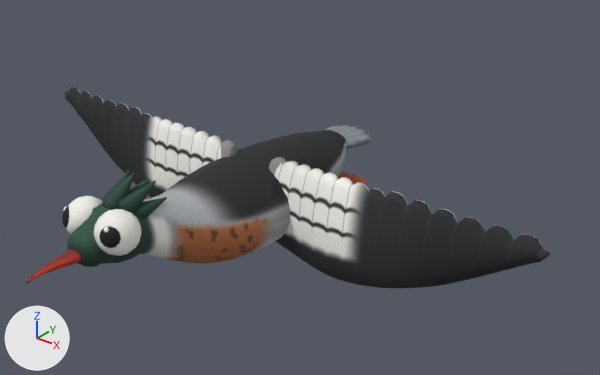
An edit to the FBX model Assets/Models/Aves/Ave_Serreta/Ave_Serreta.fbx, drawn before and after from the same camera.
The view is the same before and after, from a 50 mm lens placed at (1.79, -2.05, 1.31), pointed at (0.19, -0.05, 0.07). Lighting does not change. The marker at lower left points along +X, +Y and +Z. The older version comes first. Where no turn or scale is listed for an object, it has been applied to the vertices.

Before the edit, the objects in view are built like this:
```python
me_ala_d = bpy.data.meshes.new('Ala_D')
me_ala_d.from_pydata(...)  # 743 vertices, 754 faces; spans x -0.956..0.065, y -0.076..0.03, z -0.132..0.249
me_ala_d.materials.append(mat_m_ave_serreta)  # picture img_ave_serreta_basecolor_png
me_ala_i = bpy.data.meshes.new('Ala_I')
me_ala_i.from_pydata(...)  # 743 vertices, 754 faces; spans x -0.065..0.956, y -0.076..0.03, z -0.132..0.249
me_ala_i.materials.append(mat_m_ave_serreta)  # picture img_ave_serreta_basecolor_png
me_cuerpo = bpy.data.meshes.new('Cuerpo')
me_cuerpo.from_pydata(...)  # 2631 vertices, 2804 faces; spans x -0.22..0.22, y -1.01..0.56, z -0.17..0.27
me_cuerpo.materials.append(mat_m_ave_serreta)  # picture img_ave_serreta_basecolor_png
ob_ala_d = bpy.data.objects.new('Ala_D', me_ala_d)
ob_ala_d.location = (-0.13, -0.07, -0.06)
ob_ala_i = bpy.data.objects.new('Ala_I', me_ala_i)
ob_ala_i.location = (0.13, -0.07, -0.06)
ob_cuerpo = bpy.data.objects.new('Cuerpo', me_cuerpo)
ob_cuerpo.location = (0.0, 0.0, 0.0)
ob_l_wing = bpy.data.objects.new('L_wing', None)
ob_l_wing.parent = ob_ave_serreta
ob_l_wing.location = (0.13, 0.07, 0.06)
ob_r_wing = bpy.data.objects.new('R_wing', None)
ob_r_wing.parent = ob_ave_serreta
ob_r_wing.location = (-0.13, 0.07, 0.06)
```
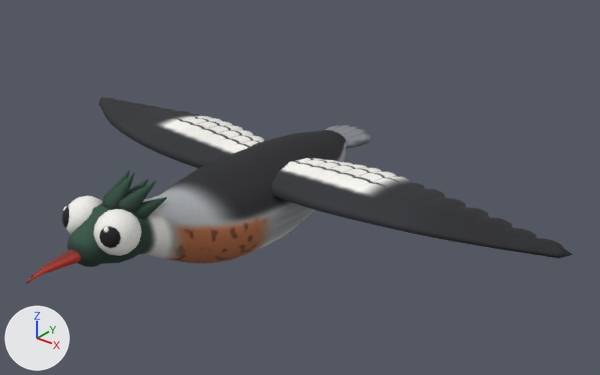
Pixel boxes (x1, y1, x2, y2) of what changed, in the pictures (600 x 375 px):
'Ala_I', deleted
    before: (269, 157, 550, 288)
'L_wing', now drawn
    after: (271, 158, 573, 258)
'Ala_D', deleted
    before: (65, 87, 238, 198)
'R_wing', now drawn
    after: (99, 97, 264, 169)

The change, as a diff of the scene's bpy script:
```diff
--- a/Assets/Models/Aves/Ave_Serreta/Ave_Serreta.fbx.py
+++ b/Assets/Models/Aves/Ave_Serreta/Ave_Serreta.fbx.py
@@ me_r_wing @@
+me_r_wing.from_pydata(...)  # 743 vertices, 754 faces; spans x -0.956..0.065, y -0.03..0.076, z -0.249..0.132
+me_r_wing.materials.append(mat_m_ave_serreta)  # picture img_ave_serreta_basecolor_png
@@ me_l_wing @@
+me_l_wing.from_pydata(...)  # 743 vertices, 754 faces; spans x -0.065..0.956, y -0.03..0.076, z -0.249..0.132
+me_l_wing.materials.append(mat_m_ave_serreta)  # picture img_ave_serreta_basecolor_png
@@ ob_ala_d @@
-ob_ala_d = bpy.data.objects.new('Ala_D', me_ala_d)
-ob_ala_d.location = (-0.13, -0.07, -0.06)
@@ ob_l_wing @@
-ob_l_wing = bpy.data.objects.new('L_wing', None)
+ob_l_wing = bpy.data.objects.new('L_wing', me_l_wing)
 ob_l_wing.parent = ob_ave_serreta
@@ ob_r_wing @@
-ob_r_wing = bpy.data.objects.new('R_wing', None)
+ob_r_wing = bpy.data.objects.new('R_wing', me_r_wing)
 ob_r_wing.parent = ob_ave_serreta
@@ ob_ala_i @@
-ob_ala_i = bpy.data.objects.new('Ala_I', me_ala_i)
-ob_ala_i.location = (0.13, -0.07, -0.06)
```
